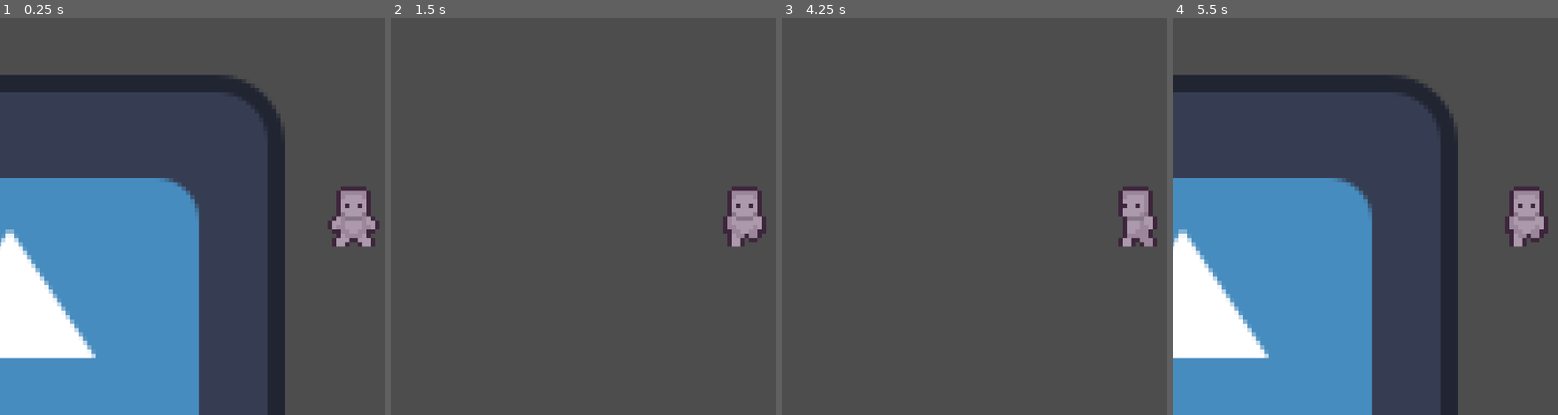
Above: before the commit, frames 1-4 (left to right).
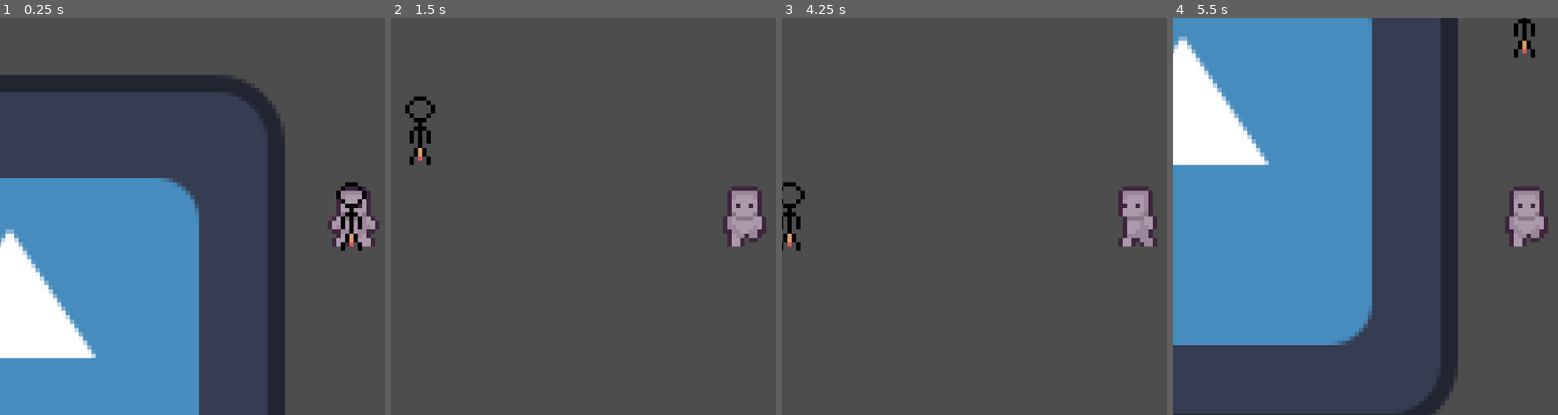
Above: after the commit, the same moments.

Repository: kyndlm/gamejam-loop
Game: Godot game, scene res://Scenes/Player/universe.tscn
Two runs of this game, one before a commit and one after it. Both use one fixed random seed, a clock stepped at 60 frames per second and the inputs below. The engine's default icon, where the game draws it, is replaced by a stand-in: a white triangle on a blue panel in a dark square.
Inputs:
- Up to frame 1 (0.25 s): no input
- Up to frame 2 (1.5 s): hold D (right) 0.53-1.28 s; hold S (down) from 1.28 s (still down)
- Up to frame 3 (4.25 s): release S (down) at 2.03 s; hold D (right) 2.03-2.78 s; hold W (up) 2.78-3.53 s; hold A (left) from 3.53 s (still down)
- Up to frame 4 (5.5 s): release A (left) at 5.03 s; hold S (down) from 5.03 s (still down)

The runs differ from the first frame. In frame 1, 0.5% of the frame differs, in the area x 87-96%, y 41-59%; in frame 2, 0.5%; in frame 3, 0.4%; in frame 4, 37%, in the area x 0-95%, y 0-100%.

Commit message:
Working replay with player movement

Diff:
--- a/Game/Scenes/Player/Ghost.tscn
+++ b/Game/Scenes/Player/Ghost.tscn
@@ -1,6 +1,6 @@
 [gd_scene load_steps=3 format=3 uid="uid://5py622070ii2"]
 
-[ext_resource type="Texture2D" uid="uid://biowhw4wcnk0n" path="res://Assets/Sprites/PlayerSprite_single.png" id="1_pw052"]
+[ext_resource type="Texture2D" uid="uid://biowhw4wcnk0n" path="res://Assets/Sprites/PlayerSprites/PlayerSprite_single.png" id="1_pw052"]
 
 [sub_resource type="RectangleShape2D" id="RectangleShape2D_jkno7"]
 size = Vector2(5, 6)
--- a/Game/Scenes/Player/player.tscn
+++ b/Game/Scenes/Player/player.tscn
@@ -178,3 +178,4 @@
 [node name="CollisionShape2D" type="CollisionShape2D" parent="."]
 position = Vector2(0, 4)
 shape = SubResource("RectangleShape2D_ud84k")
+disabled = true
--- a/Game/Scenes/Player/universe.tscn
+++ b/Game/Scenes/Player/universe.tscn
@@ -1,7 +1,8 @@
-[gd_scene load_steps=3 format=3 uid="uid://m3rai5odowar"]
+[gd_scene load_steps=4 format=3 uid="uid://m3rai5odowar"]
 
 [ext_resource type="PackedScene" uid="uid://cr3qfcods130o" path="res://Scenes/Player/player.tscn" id="1_1thej"]
 [ext_resource type="Texture2D" uid="uid://cy8d1cqryxanl" path="res://icon.svg" id="2_vxckg"]
+[ext_resource type="PackedScene" uid="uid://5py622070ii2" path="res://Scenes/Player/Ghost.tscn" id="3_g1f7f"]
 
 [node name="Universe" type="Node2D"]
 
@@ -15,3 +16,5 @@
 
 [node name="Camera2D" type="Camera2D" parent="World/CharacterBody2D"]
 zoom = Vector2(7, 7)
+
+[node name="CharacterBody2D2" parent="World" instance=ExtResource("3_g1f7f")]
--- a/Game/Scripts/Replay.gd
+++ b/Game/Scripts/Replay.gd
@@ -21,9 +21,7 @@
 	if(!playReplay && startTime + 5000 < Time.get_ticks_msec()):
 		playReplay = true
 		replayStart = Time.get_ticks_msec()
-	if(!playReplay):
-		addAction(Action.new().init(player, player.global_position.x , player.global_position.y, startTime))
-	else:
+	if(playReplay):
 		#print(actions[0].getTimeStamp())
 		if(actions.size() > 0 && actions.front().getTimeStamp() <= (Time.get_ticks_msec() - replayStart)):
 			print(actions.front().getTimeStamp())
@@ -35,6 +33,7 @@
 
 func addAction(action: Action) -> void:
 	actions.append(action)
+	action.setTimeStamp(startTime)
 	pass
 
 func startReplay() -> void:
--- a/Game/Scripts/action.gd
+++ b/Game/Scripts/action.gd
@@ -8,8 +8,7 @@
 var timeStamp: int
 
 
-func init(executer: Node2D, posX: int, posY: int, startTimeStamp: int) -> Action:
-	timeStamp = Time.get_ticks_msec() - startTimeStamp
+func init(executer: Node2D, posX: int, posY: int) -> Action:
 	self.posX = posX
 	self.posY = posY
 	self.executer = executer
@@ -26,6 +25,8 @@
 
 
 	pass
-
+func setTimeStamp(timeStamp: int) -> void:
+	self.timeStamp = Time.get_ticks_msec() - timeStamp
+	pass
 func getTimeStamp() -> int:
 	return timeStamp
--- a/Game/Scripts/player.gd
+++ b/Game/Scripts/player.gd
@@ -10,12 +10,20 @@
 	WALK
 }
 
+var ghost: Node2D
+
 var current_state: State = State.IDLE
 var last_direction: String = "down"
 
+func _ready():
+	ghost = load("res://Scenes/Player/Ghost.tscn").instantiate()
+	get_parent().add_child(ghost)
+	ghost = get_node("/root/Universe/World/CharacterBody2D2")
+	pass
 
 func _physics_process(delta: float) -> void:
 	var direction = Vector2.ZERO
+	Replay.addAction(Action.new().init(ghost, self.global_position.x , self.global_position.y))
 
 	# Detect input for movement
 	if Input.is_action_pressed("right"):
